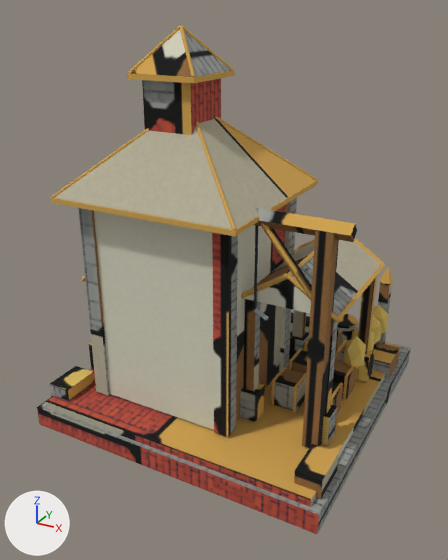
What one commit did to the FBX model client/Assets/Resources/Models/City3D/Warehouse_3.fbx.
The view is the same before and after, from a camera (50 mm lens) standing at (0.885, -1.72, 1.295) and looking at (-0.015, -0.083, 0.477). Lighting does not change. The marker at lower left points along +X, +Y and +Z. The first picture is the older version. Where no turn or scale is listed for an object, it has been applied to the vertices. Vertices at exactly the same position are counted once.

In view in the first picture: 'Warehouse_3'.
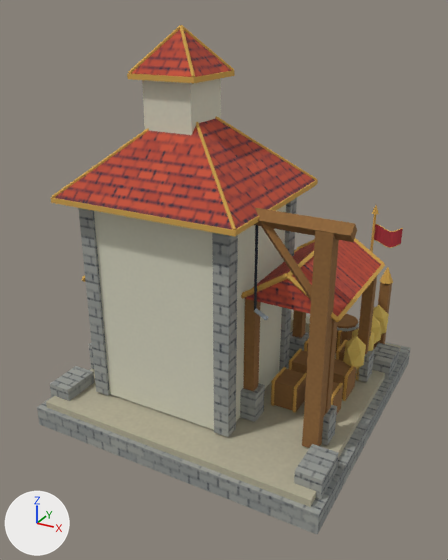
Changed parts and their boxes (x1, y1, x2, y2) in the pictures (448 x 560 px):
'FlagCloth_00', added (red)
    after: (374, 224, 403, 248)
part 1 of me_warehouse_3_mesh, added
    after: (370, 215, 376, 253)
part 2 of me_warehouse_3_mesh, surface changed
    both: (37, 30, 410, 534)

The change, as a list of edits to the scene's bpy script:
```text
Change me_warehouse_3_mesh:
    used by ob_warehouse_3; location = (0.0, 0.0, 0.0)
    remove me_warehouse_3_mesh.from_pydata(...)  # 1293 vertices, 1988 faces; spans x -0.5..0.5, y -0.5..0.5, z 0.0..1.25
    add me_warehouse_3_mesh.from_pydata(...)  # 1310 vertices, 2014 faces; spans x -0.5..0.5, y -0.5..0.5, z 0.0..1.25
    me_warehouse_3_mesh part 1: a new loose piece, a 6-sided cylinder along z spanning x 0.3661..0.3739, y 0.2555..0.2645, z 0.4785..0.6679, in mat_warehouse_3_matte (picture img_warehouse_3_albedo_png)
    me_warehouse_3_mesh part 2: 858 kept faces spanning x -0.5..0.5, y -0.5..0.5, z 0.0..1.246 get new texture (UV) coordinates
    other edits to the shape of me_warehouse_3_mesh do not show in these pictures
Add me_warehouse_3_mesh_001:
    me_warehouse_3_mesh_001.from_pydata(...)  # 164 vertices, 260 faces; spans x 0.369..0.466, y 0.2454..0.2746, z 0.5586..0.6346
    me_warehouse_3_mesh_001.materials.append(mat_warehouse_3_matte)  # picture img_warehouse_3_albedo_png
Add ob_flagcloth_00:
    ob_flagcloth_00 = bpy.data.objects.new('FlagCloth_00', me_warehouse_3_mesh_001)
    ob_flagcloth_00.location = (0.0, 0.0, 0.0)
```
